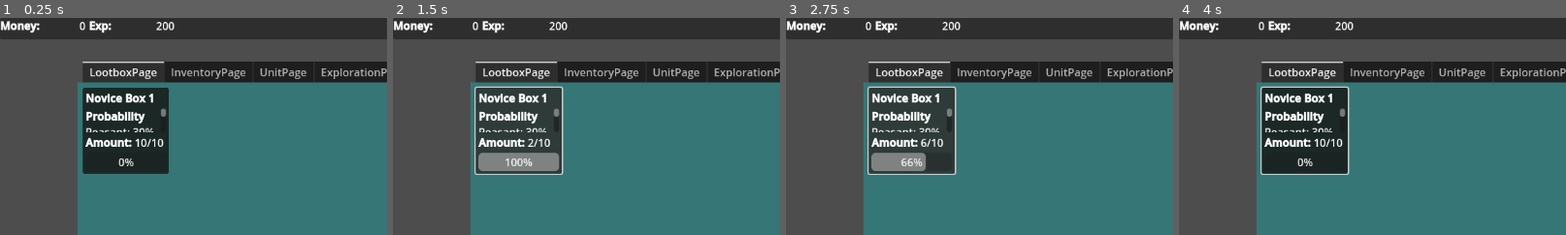
Above: before the commit, frames 1-4 (left to right).
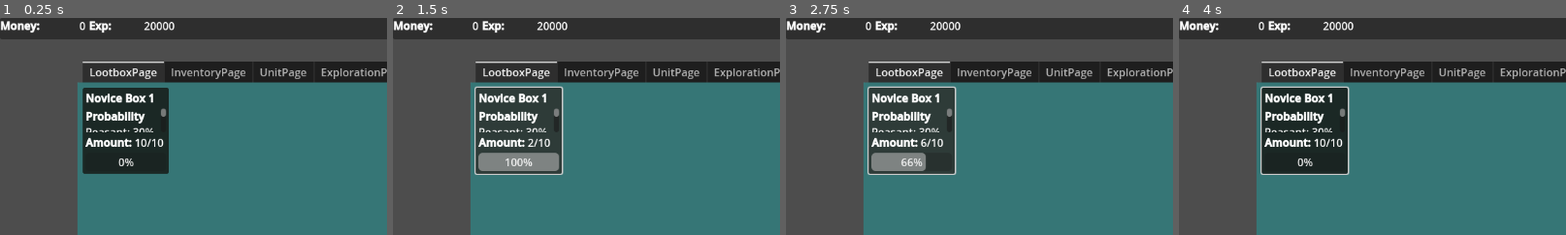
Above: after the commit, the same moments.

Repository: Wayl123/Inf-Army
Game: Godot game, scene res://scene/game_interface.tscn
Same seed, same stepped clock (60 frames per second), same inputs: the game is played once before the commit and once after it.
Inputs (mouse positions are % of the whole screen's width and height, from its top left):
- Up to frame 1 (0.25 s): no input
- Up to frame 2 (1.5 s): click (16, 26) at 0.5 s; click (16, 26) at 1.25 s
- Up to frame 3 (2.75 s): click (16, 26) at 2 s
- Up to frame 4 (4 s): click (99, 2) at 2.75 s; tap Enter at 3.5 s; move the mouse to (72, 45) at 3.52 s
The pictures show only the part of the screen within x 0-50%, y 0-50%; the shares and areas given below are measured in that part.

The runs differ from the first frame. In frame 1, 0.2% of the frame differs, in the area x 37-46%, y 1-6%; in frame 2, 0.2%; in frame 3, 0.2%; in frame 4, 0.2%.

Commit message:
Add hero unit loading, set game data to be global variable set when id is set

Diff:
--- a/script/exploration_area.gd
+++ b/script/exploration_area.gd
@@ -71,7 +71,7 @@
 	if pData.has("Progress"): explorationProgress.value = pData["Progress"]
 	if pData.has("Exploring") and pData["Exploring"]: _start_exploring()
 
-func update_area_saved_data() -> void:
+func update_saved_data() -> void:
 	var areaData : Dictionary
 
 	areaData["Progress"] = explorationProgress.value
--- a/script/exploration_page.gd
+++ b/script/exploration_page.gd
@@ -46,4 +46,4 @@
 
 func update_saved_data() -> void:
 	for area in explorationAreaList.get_children():
-		area.update_area_saved_data()
+		area.update_saved_data()
--- a/script/game_data.gd
+++ b/script/game_data.gd
@@ -21,7 +21,7 @@
 
 func _init() -> void:
 	money = 0
-	exp = 200
+	exp = 20000
 
 	lootboxGenerator = {
 		"L1T1": {
@@ -32,6 +32,18 @@
 	inventoryItem = {
 		"P1": 10
 	}
+
+	#heroUnit = {
+		#1: {
+			#"Id": "H3S1",
+			#"Level": 10
+		#},
+		#2: {
+			#"Id": "H4S1",
+			#"Level": 1,
+			#"BasePower": 168
+		#}
+	#}
 
 	normalUnit = {
 		"U4S1": 2
@@ -108,12 +120,22 @@
 				normalUnit[unit] = 0
 			normalUnits[unit] = pUnits[unit]
 
+	print_debug(pUnits)
+
 	UnitInventory.ref.heroUnitList.add_unit(heroUnits)
 	UnitInventory.ref.normalUnitList.add_unit(normalUnits)
 
 	Exploration.ref.update_exploration_power()
 	UnitInventory.ref.update_hero_display()
 	UnitInventory.ref.unitShop.update_shop_unlocks()
+
+func update_new_hero_unit(heroId : String, pId : String) -> void:
+	heroUnit[heroId] = {
+		"Id" = pId,
+		"Level" = 1,
+		"BasePower" = 0,
+		"BaseMulti" = {}
+	}
 
 func update_normal_unit_amount(pId : String, pAmount : int = 0) -> bool:
 	if (UnitInventory.ref.get_unit_node_ref(pId) and normalUnit.has(pId) and
--- a/script/hero_unit.gd
+++ b/script/hero_unit.gd
@@ -16,12 +16,13 @@
 signal move_node(index : int)
 signal unit_info_changed
 
+var savedId : String:
+	set(pId):
+		savedId = pId
+		gameData = GlobalData.ref.gameData.heroUnit
+var gameData : Dictionary
 var data : Dictionary
-var level : int = 1
 var expReq : float
-
-var basePower : float = 0
-var baseMulti : Dictionary = {}
 
 var levelButtonHovering : bool = false
 var detailExpanded : bool = false
@@ -41,11 +42,11 @@
 func _level_available() -> void:
 	levelButtonHovering = true
 
-	levelPromotion.text = "Level up" if level < data["MaxLevel"] else "Promote"
+	levelPromotion.text = "Level up" if gameData[savedId]["Level"] < data["MaxLevel"] else "Promote"
 	levelPromotion.add_theme_color_override("font_color", VISIBLECOLOR)
 	levelPromotion.add_theme_color_override("font_disabled_color", VISIBLECOLOR)
 
-	if level >= data["MaxLevel"]:
+	if gameData[savedId]["Level"] >= data["MaxLevel"]:
 		levelPromotion.add_theme_stylebox_override("hover", SEMIAVAILABLESTYLE)
 		levelPromotion.add_theme_stylebox_override("pressed", SEMIAVAILABLESTYLE)
 		levelPromotion.disabled = false
@@ -66,28 +67,28 @@
 	levelPromotion.remove_theme_color_override("font_color")
 	levelPromotion.remove_theme_color_override("font_disabled_color")
 
+func _move_self() -> void:
+	# Go from bottom up for leveling since it likely won't move much from current position
+	var index : int = get_index()
+	var spotFound : bool = false
+
+	while (index > 0 and not spotFound):
+		var nodePower : float = get_parent().get_child(index-1).get_power()
+
+		if (get_power() <= nodePower):
+			spotFound = true
+		else:
+			index -= 1
+
+	move_node.emit(index)
+
 func _level_or_promote() -> void:
-	if level < data["MaxLevel"]:
+	if gameData[savedId]["Level"] < data["MaxLevel"]:
 		if GlobalData.ref.gameData.update_exp(-expReq):
-			level += 1
-			if level < data["MaxLevel"]:
-				expReq = _get_exp_req()
-			else:
-				expReq = NAN
+			gameData[savedId]["Level"] += 1
+			expReq = _get_exp_req()
 
-			# Go from bottom up for leveling since it likely won't move much from current position
-			var index : int = get_index()
-			var spotFound : bool = false
-
-			while (index > 0 and not spotFound):
-				var nodePower : float = get_parent().get_child(index-1).get_power()
-
-				if (get_power() <= nodePower):
-					spotFound = true
-				else:
-					index -= 1
-
-			move_node.emit(index)
+			_move_self()
 
 			Exploration.ref.update_exploration_power()
 			unit_info_changed.emit()
@@ -104,19 +105,21 @@
 	promotionDetail.visible = detailExpanded
 
 func _get_exp_req() -> float:
-	return floorf(float(data["ExpBase"]) * (float(data["ExpScale"]) ** (float(level) - 1)))
+	return floorf(float(data["ExpBase"]) * (float(data["ExpScale"]) ** (float(gameData[savedId]["Level"]) - 1))) if gameData[savedId]["Level"] < data["MaxLevel"] else NAN
 
 func _promote_unit(pData : Dictionary) -> void:
-	basePower += float(data["LevelPower"]) * float(level) + pData["Power"]
+	gameData[savedId]["BasePower"] += float(data["LevelPower"]) * float(gameData[savedId]["Level"]) + pData["Power"]
 	for item in pData["Multi"]:
-		if not baseMulti.has(item):
-			baseMulti[item] = 1
-		baseMulti[item] += pData["Multi"][item]
+		if not gameData[savedId]["BaseMulti"].has(item):
+			gameData[savedId]["BaseMulti"][item] = 1
+		gameData[savedId]["BaseMulti"][item] += pData["Multi"][item]
 
-	level = 1
+	gameData[savedId]["Level"] = 1
 
 	_expand_promotion_detail()
 	set_data(pData["Data"])
+
+	_move_self()
 	unit_info_changed.emit()
 
 func set_data(pUnit : Dictionary) -> void:
@@ -129,7 +132,7 @@
 func update_level_display() -> void:
 	var expText : String = ""
 
-	unitLevel.text = str("[right]", String.num_scientific(level), " (Max)" if level >= data["MaxLevel"] else "", "[/right]")
+	unitLevel.text = str("[right]", String.num_scientific(gameData[savedId]["Level"]), " (Max)" if gameData[savedId]["Level"] >= data["MaxLevel"] else "", "[/right]")
 	unitPower.text = String.num_scientific(get_power())
 
 	expText += str("[right]", expReq, " ")
@@ -144,8 +147,8 @@
 	if levelButtonHovering:
 		_level_available()
 
-	if level >= data["MaxLevel"]:
+	if gameData[savedId]["Level"] >= data["MaxLevel"]:
 		promotionDetail.update_display()
 
 func get_power() -> float:
-	return float(data["LevelPower"]) * float(level) + basePower
+	return float(data["LevelPower"]) * float(gameData[savedId]["Level"]) + gameData[savedId]["BasePower"]
--- a/script/hero_unit_list.gd
+++ b/script/hero_unit_list.gd
@@ -7,28 +7,41 @@
 func _move_unit(pIndex : int, pNode : Node) -> void:
 	move_child(pNode, pIndex)
 
+func add_unit_node(pUnit : Dictionary) -> void:
+	var heroUnit : Node = HEROUNIT.instantiate()
+	var index : int = 0
+	var spotFound : bool = false
+	var unitData : Dictionary = GlobalData.ref.get_unit_stat_data_copy(pUnit["Id"])
+	var savedId : String = pUnit["SavedId"]
+
+	add_child(heroUnit)
+
+	heroUnit.set("savedId", savedId)
+	heroUnit.set_data(unitData)
+	heroUnit.connect("move_node", Callable(self, "_move_unit").bind(heroUnit))
+	heroUnit.connect("unit_info_changed", Callable(self, "update_display"))
+
+	while (index < get_child_count() - 1 and not spotFound):
+		var nodePower : float = get_child(index).get_power()
+
+		if (heroUnit.get_power() >= nodePower):
+			spotFound = true
+		else:
+			index += 1
+
+	move_child(heroUnit, index)
+
 func add_unit(pUnits : Dictionary) -> void:
 	for unit in pUnits:
 		for i in range(pUnits[unit]):
-			var heroUnit : Node = HEROUNIT.instantiate()
-			var index : int = 0
-			var spotFound : bool = false
-			var unitData : Dictionary = GlobalData.ref.get_unit_stat_data_copy(unit)
+			var unitNode : Dictionary = {
+				"Id": unit,
+				"SavedId": str(ResourceUID.create_id())
+			}
 
-			while (index < get_child_count() and not spotFound):
-				var nodePower : float = get_child(index).get_power()
+			GlobalData.ref.gameData.update_new_hero_unit(unitNode["SavedId"], unit)
 
-				if (unitData["LevelPower"] >= nodePower):
-					spotFound = true
-				else:
-					index += 1
-
-			add_child(heroUnit)
-			move_child(heroUnit, index)
-
-			heroUnit.set_data(unitData)
-			heroUnit.connect("move_node", Callable(self, "_move_unit").bind(heroUnit))
-			heroUnit.connect("unit_info_changed", Callable(self, "update_display"))
+			add_unit_node(unitNode)
 
 func update_display() -> void:
 	for item in get_children():
--- a/script/normal_unit.gd
+++ b/script/normal_unit.gd
@@ -5,7 +5,11 @@
 @onready var unitPower : Node = %Power
 @onready var unitTotal : Node = %Total
 
-var id : String
+var id : String :
+	set(pId):
+		id = pId
+		gameData = GlobalData.ref.gameData.normalUnit
+var gameData : Dictionary
 var data : Dictionary
 
 func _update_display() -> void:
@@ -15,10 +19,10 @@
 	update_amount_display()
 
 func update_amount_display() -> void:
-	unitAmount.text = str("[right]", String.num_scientific(GlobalData.ref.gameData.normalUnit[id]), "[/right]")
-	unitTotal.text = str("[right]", String.num_scientific(GlobalData.ref.gameData.normalUnit[id] * data["Power"]), "[/right]")
+	unitAmount.text = str("[right]", String.num_scientific(gameData[id]), "[/right]")
+	unitTotal.text = str("[right]", String.num_scientific(gameData[id] * data["Power"]), "[/right]")
 
-	visible = GlobalData.ref.gameData.normalUnit[id] > 0
+	visible = gameData[id] > 0
 
 func set_data(pUnit : Dictionary) -> void:
 	data = pUnit
@@ -29,7 +33,7 @@
 	return data["Power"]
 
 func get_power_by_amount(pAmount : int) -> Array:
-	if pAmount > GlobalData.ref.gameData.normalUnit[id]:
-		return [GlobalData.ref.gameData.normalUnit[id] * data["Power"], pAmount - GlobalData.ref.gameData.normalUnit[id]]
+	if pAmount > gameData[id]:
+		return [gameData[id] * data["Power"], pAmount - gameData[id]]
 	else:
 		return [pAmount * data["Power"], 0]
--- a/script/normal_unit_list.gd
+++ b/script/normal_unit_list.gd
@@ -28,7 +28,7 @@
 				else:
 					index += 1
 
-			normalUnit.id = unit
+			normalUnit.set("id", unit)
 			add_child(normalUnit)
 			move_child(normalUnit, index)
 
--- a/script/promotion_detail.gd
+++ b/script/promotion_detail.gd
@@ -78,6 +78,7 @@
 			break
 
 	if succeed:
+		promoData["Id"] = promoSelection[currentIndex]
 		promoData["Data"] = GlobalData.ref.get_unit_stat_data_copy(promoSelection[currentIndex])
 		promoData["Power"] = totalPower
 		promoData["Multi"] = totalMulti
--- a/script/unit_page.gd
+++ b/script/unit_page.gd
@@ -21,11 +21,16 @@
 func _get_saved_unit() -> void:
 	var savedNormalUnitKey : Array = GlobalData.ref.gameData.normalUnit.keys()
 	var savedNormalUnit : Dictionary
+	var savedHeroUnit : Dictionary = GlobalData.ref.gameData.heroUnit.duplicate(true)
 
 	for key in savedNormalUnitKey:
 		savedNormalUnit[key] = 0
 
 	normalUnitList.add_unit(savedNormalUnit)
+
+	for unit in savedHeroUnit:
+		savedHeroUnit[unit]["SavedId"] = unit
+		heroUnitList.add_unit_node(savedHeroUnit[unit])
 
 func _expand_unit_shop() -> void:
 	if not shopExpanded:
@@ -35,25 +40,6 @@
 
 	shopExpanded = not shopExpanded
 	unitShop.visible = shopExpanded
-
-func add_unit(pUnits : Dictionary) -> void:
-	var heroUnits : Dictionary
-	var normalUnits : Dictionary
-
-	for unit in pUnits:
-		if unit.begins_with("H"):
-			heroUnits[unit] = pUnits[unit]
-		else:
-			normalUnits[unit] = pUnits[unit]
-
-	print_debug(pUnits)
-
-	heroUnitList.add_unit(heroUnits)
-	normalUnitList.add_unit(normalUnits)
-
-	Exploration.ref.update_exploration_power()
-	update_hero_display()
-	unitShop.update_shop_unlocks()
 
 func get_power_by_amount(pAmounts : Array) -> float:
 	var power : float = 0
--- a/script/unit_stat.json
+++ b/script/unit_stat.json
@@ -52,7 +52,7 @@
 		"MaxLevel": 10,
 		"LevelPower": 3,
 		"ExpBase": 10,
-		"ExpScale": 1.0,
+		"ExpScale": 1.5,
 		"Promotion": {
 			"H4S1": {
 				"Cost": {
